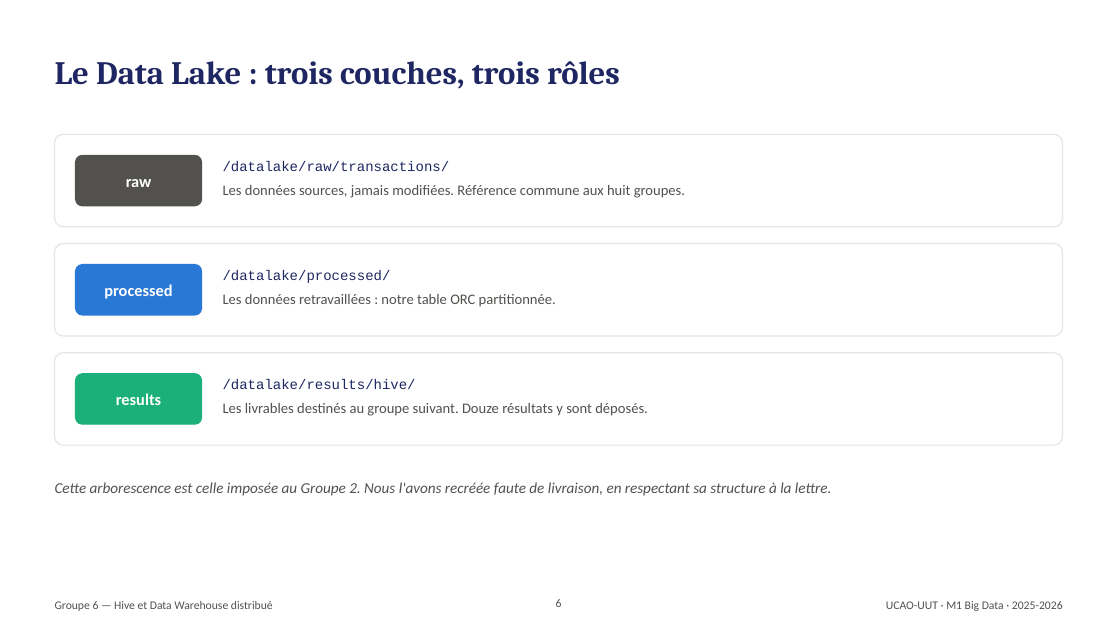
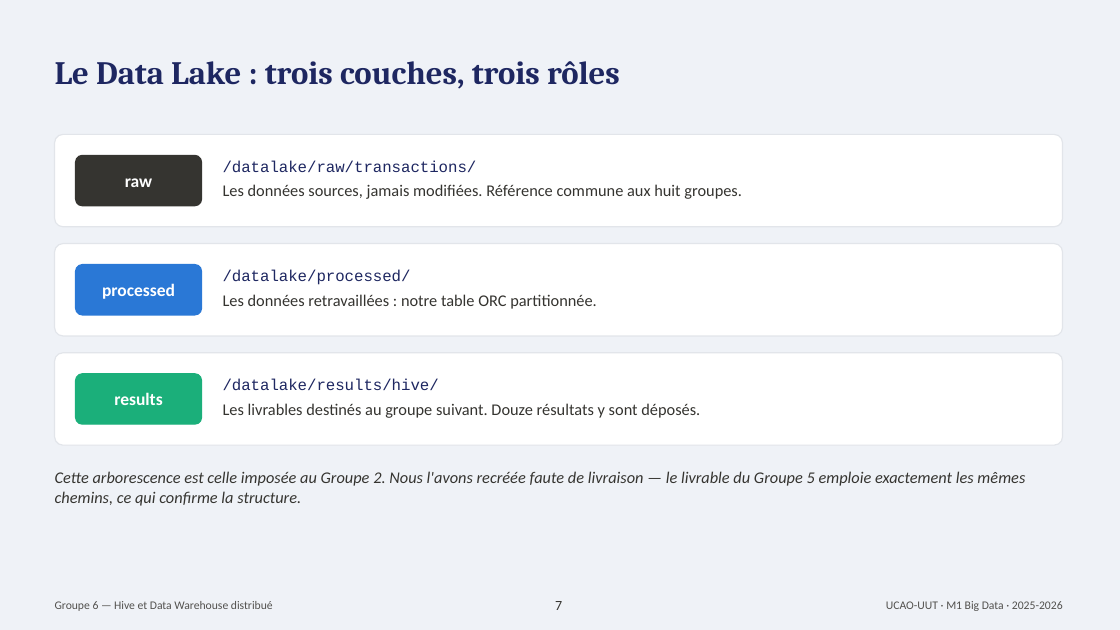
Before and after one commit to donaldamah/TP6-HIVE-Groupe6, a slide deck: slide 7 of Expose6_Hive_Groupe6.pptx (slide 6 before the commit). Drawn at 1120x630 pixels with LibreOffice and Linux fonts; fonts in the diff are those of the drawing. Boxes give left, top, right and bottom in pixels: in the first picture for what was removed or moved away, otherwise in the second. Text is boxed around its words. In the diff, an @@ line names an element or a change of style, - is before the commit and + after.

```diff
--- a/Expose6_Hive_Groupe6.pptx
+++ b/Expose6_Hive_Groupe6.pptx
@@ background #FFFFFF to #EFF2F7 @@
@@ rounded rectangle at box(76, 155, 202, 206): fill #52514E to #353430; outline #52514E 1 pt to #353430 1 pt @@
@@ size 14 to 15 pt in 3 elements at box(125, 178, 152, 187), box(102, 283, 175, 299), box(114, 392, 162, 405) @@
@@ size 12 to 13.5 pt in 3 elements at box(223, 160, 477, 172), box(223, 269, 411, 285), box(223, 379, 439, 390) @@
@@ size 12.5 to 14 pt, text colour #52514E to #353430 in 3 elements at box(223, 184, 742, 199), box(223, 294, 597, 309), box(223, 403, 700, 418) @@
@@ text at box(55, 471, 1025, 506): text changed; size 13 to 14 pt; text colour #52514E to #353430 @@
-Cette arborescence est celle imposée au Groupe 2. Nous l'avons recréée faute de livraison, en respectant sa structure à la lettre.
+Cette arborescence est celle imposée au Groupe 2. Nous l'avons recréée faute de livraison — le livrable du Groupe 5 emploie exactement les mêmes chemins, ce qui confirme la structure.
@@ page number at box(555, 601, 562, 610): text changed; size 10 to 12 pt; text colour #52514E to #353430 @@
-6
+7
```
Also in this commit, not shown: 18 other slides changed, 4 slides added, 11 other files.
